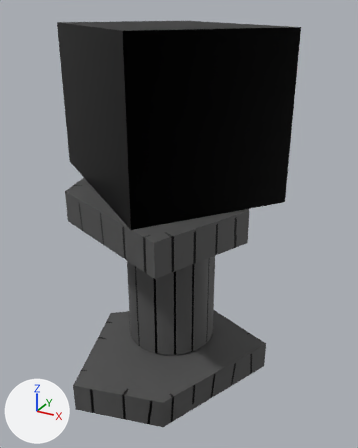
Two versions of the glTF model images/media/anihotime/shit/pedastal.glb, one commit apart.
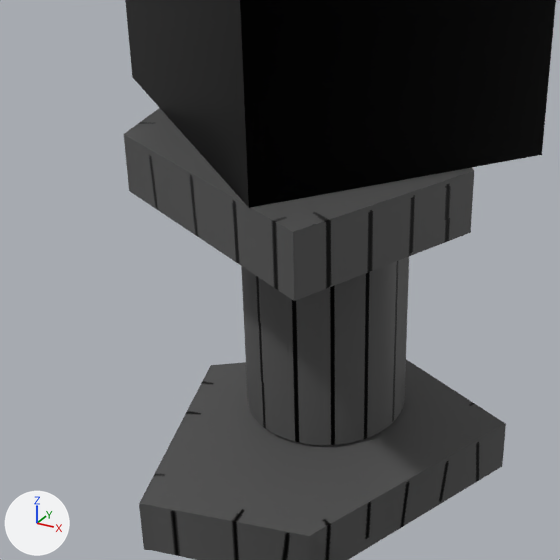
Each version is shown whole from a camera (50 mm lens) standing at (0.256, -0.75, 0.298) and looking at (-0.045, -0.203, 0.025), then close up on the part from 0% to 82% of the width and 27% to 93% of the height. Arrows for +X, +Y and +Z are at lower left; the lights stay in place. Where no turn or scale is listed for an object, it has been applied to the vertices.

Names of what the first close-up shows: 'mesh_id26', 'mesh_id32', 'mesh_id38', 'mesh_id42'.
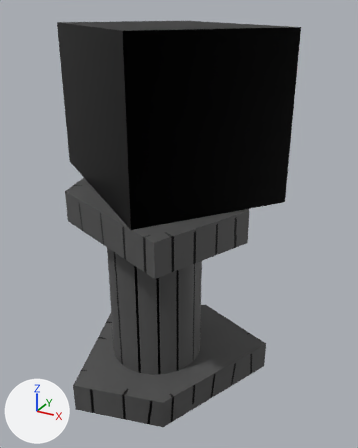
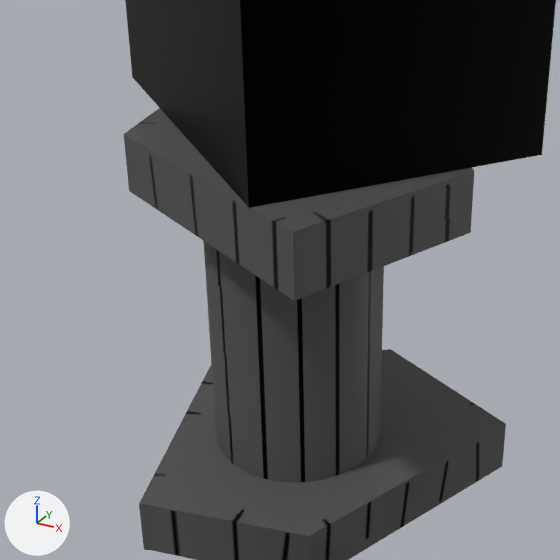
What differs and where, as boxes (x1, y1, x2, y2) in the close-ups (560 x 560 px):
```json
{"object": "mesh_id32", "change": "moved", "before": [241, 257, 409, 445], "after": [204, 241, 384, 483]}
```

Edits to the scene script, one JSON object a line:
```json
{"op": "set", "path": "ob_mesh_id32.location", "old": "(-0.0592, -0.2, -0.0533)", "new": "(-0.0592, -0.2433, -0.0559)"}
```
